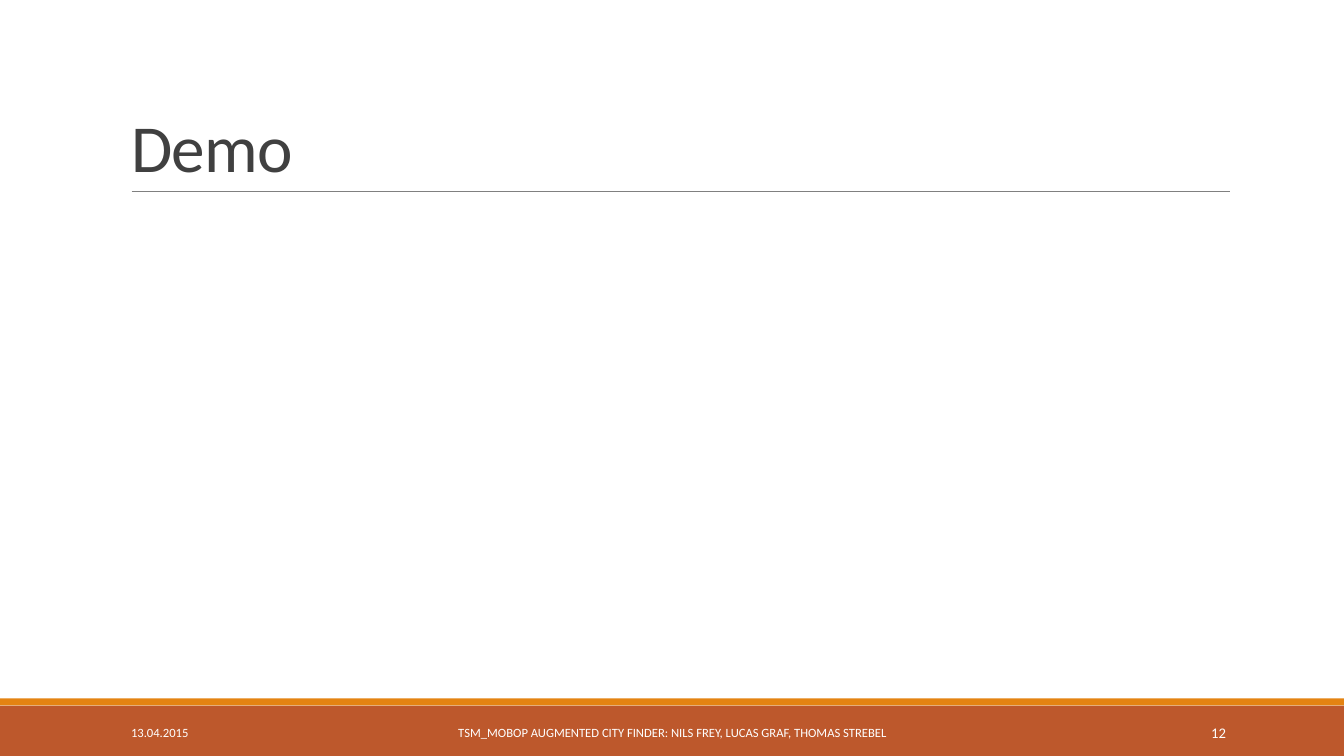
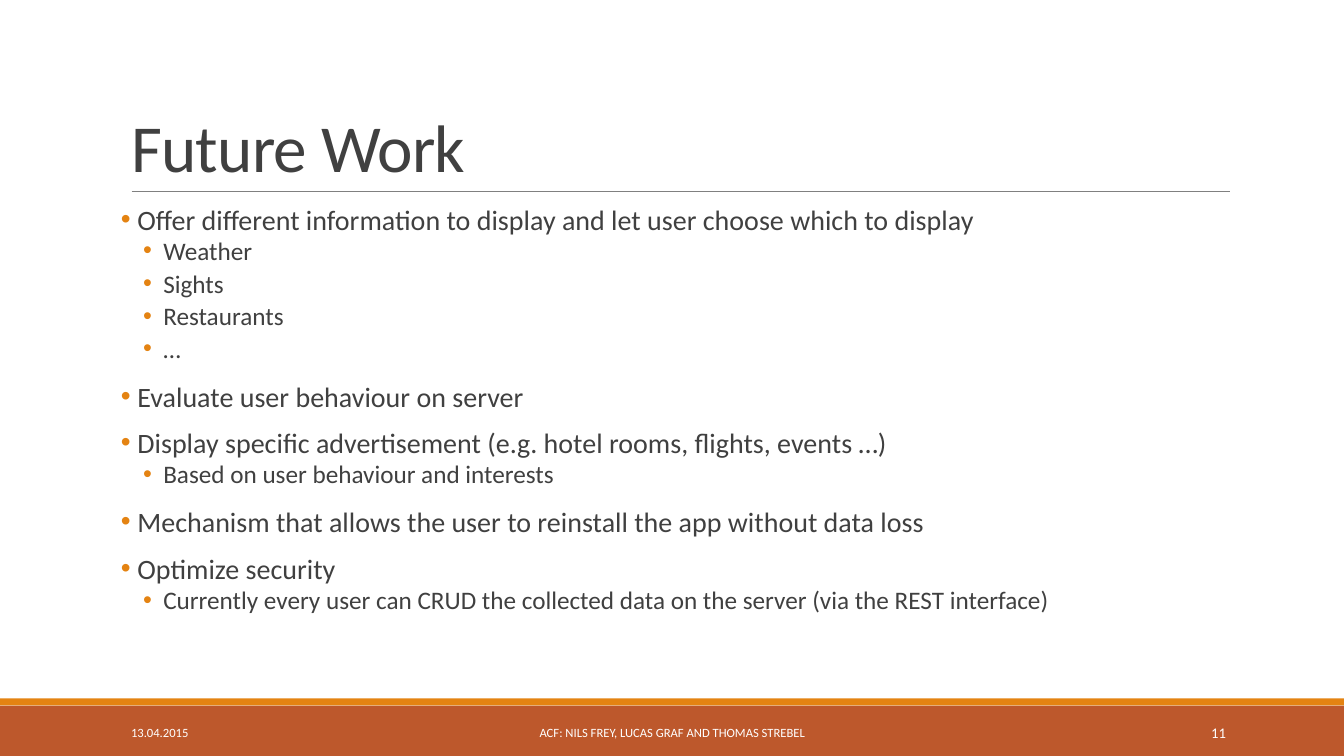
Before and after one commit to freyn42/TSM_MobOp, a slide deck: slide 11 of Presentation/TSM_MobOp Mini Project.pptx (slide 12 before the commit). Drawn at 1344x756 pixels with LibreOffice and Linux fonts; fonts in the diff are those of the drawing. Boxes give left, top, right and bottom in pixels: in the first picture for what was removed or moved away, otherwise in the second. Text is boxed around its words. In the diff, an @@ line names an element or a change of style, - is before the commit and + after.

```diff
--- a/Presentation/TSM_MobOp Mini Project.pptx
+++ b/Presentation/TSM_MobOp Mini Project.pptx
@@ title at <box>131,125,465,173</box>: text changed @@
-Demo
+Future Work
@@ text added at <box>137,210,1048,613</box>, 20 pt, text #404040 @@
+• Offer different information to display and let user choose which to display
+  • Weather
+  • Sights
+  • Restaurants
+  • …
+• Evaluate user behaviour on server
+• Display specific advertisement (e.g. hotel rooms, flights, events …)
+  • Based on user behaviour and interests
+• Mechanism that allows the user to reinstall the app without data loss
+• Optimize security
+  • Currently every user can CRUD the collected data on the server (via the REST interface)
@@ text at <box>540,729,805,739</box>: text changed @@
-TSM_MOBOP AUGMENTED CITY FINDER: NILS FREY, LUCAS GRAF, THOMAS STREBEL
+ACF: NILS FREY, LUCAS GRAF AND THOMAS STREBEL
@@ page number at <box>1211,728,1226,738</box>: text changed @@
-12
+11
```
Also in this commit, not shown: 11 other slides changed.
